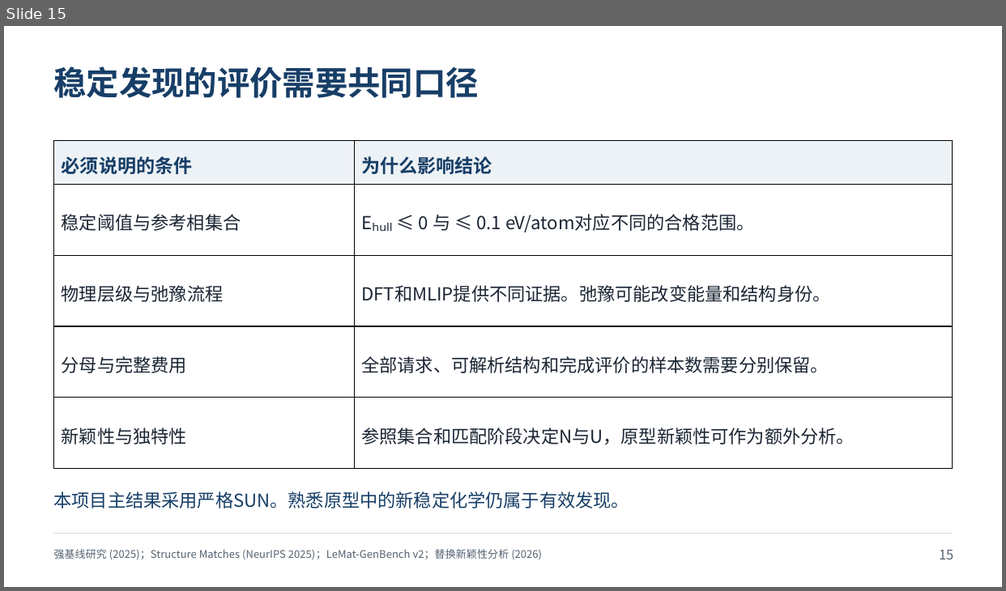
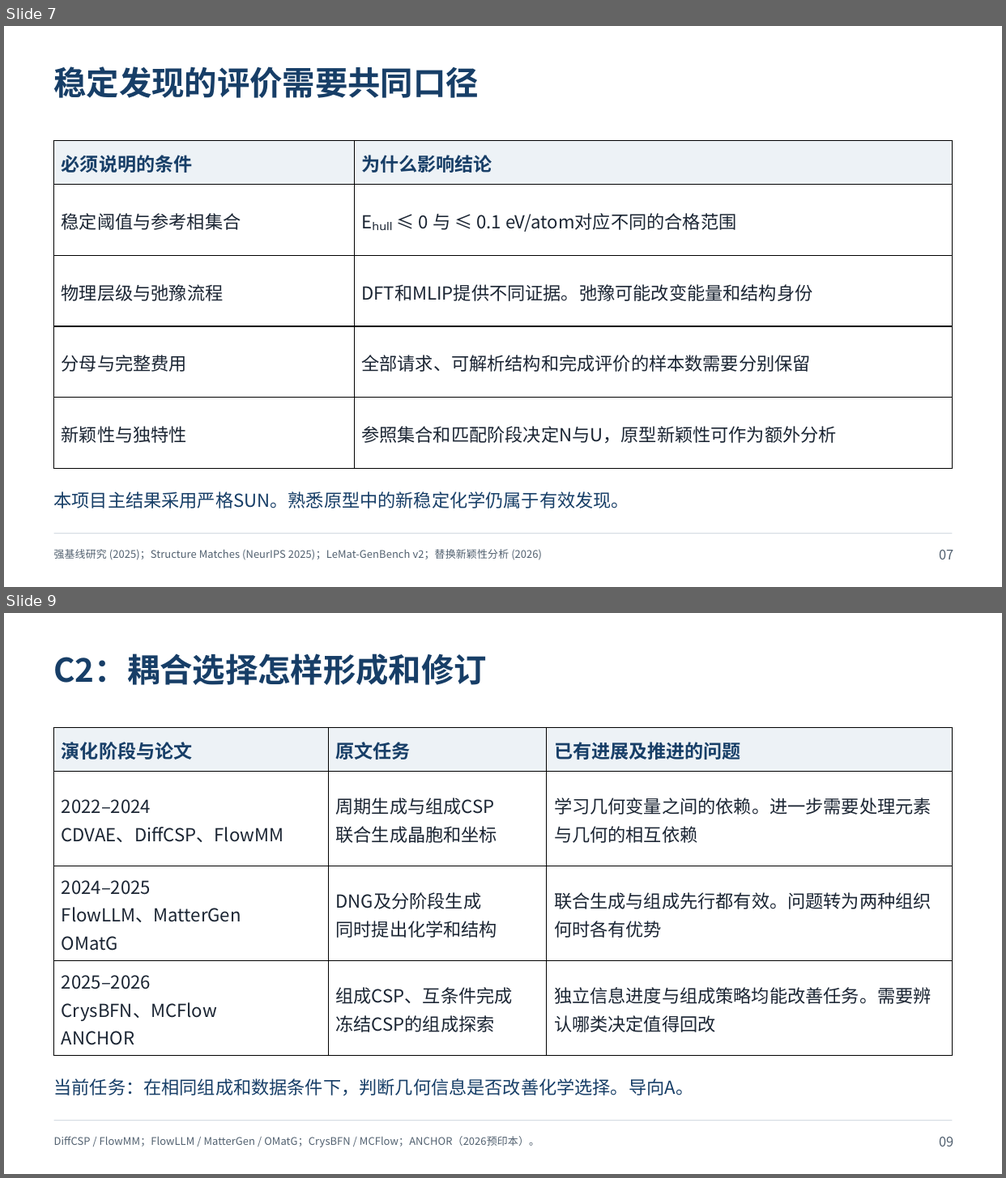
Before and after one commit to YWDDLiang/Research, a slide deck: crystal/evolution/presentation/crystal-generation-research-review.pptx. Shown one above the other, each under a label of ours: slide 15 before the commit, slides 7 and 9 after it; the slides between them are not shown. The pictures are 1006x591 and 1006x1178 pixels, drawn with LibreOffice and Linux fonts; fonts in the diff are those of the drawing. Boxes give left, top, right and bottom in pixels: in the first picture for what was removed or moved away, otherwise in the second. Text is boxed around its words. In the diff, an @@ line names an element or a change of style, - is before the commit and + after.

```diff
--- a/crystal/evolution/presentation/crystal-generation-research-review.pptx
+++ b/crystal/evolution/presentation/crystal-generation-research-review.pptx
@@ slide 9 added at [4, 613, 1002, 1174], background #FFFFFF @@
@@ text added at [54, 653, 487, 685], 31.5 pt, text #173E67, bold @@
+C2：耦合选择怎样形成和修订
@@ table added at [54, 727, 953, 1056], 4 rows, 3 columns @@
+演化阶段与论文 | 原文任务 | 已有进展及推进的问题
+2022–2024 / CDVAE、DiffCSP、FlowMM | 周期生成与组成CSP / 联合生成晶胞和坐标 | 学习几何变量之间的依赖。进一步需要处理元素与几何的相互依赖
+2024–2025 / FlowLLM、MatterGen / OMatG | DNG及分阶段生成 / 同时提出化学和结构 | 联合生成与组成先行都有效。问题转为两种组织何时各有优势
+2025–2026 / CrysBFN、MCFlow / ANCHOR | 组成CSP、互条件完成 / 冻结CSP的组成探索 | 独立信息进度与组成策略均能改善任务。需要辨认哪类决定值得回改
@@ text added at [54, 1079, 694, 1096], 17.2 pt, text #173E67 @@
+当前任务：在相同组成和数据条件下，判断几何信息是否改善化学选择。导向A。
@@ line added from (54, 1121) to (953, 1121), #D5DCE3 0.75 pt @@
@@ text added at [54, 1136, 539, 1148], 10.1 pt, text #526170 @@
+DiffCSP / FlowMM；FlowLLM / MatterGen / OMatG；CrysBFN / MCFlow；ANCHOR（2026预印本）。
@@ text added at [939, 1137, 953, 1147], 12.8 pt, text #526170 @@
+09
@@ what was slide 15 is now slide 7 @@
@@ slide 7 changed as well @@
@@ table at [54, 140, 953, 469] @@
-row 2, column 2: Eₕᵤₗₗ ≤ 0 与 ≤ 0.1 eV/atom对应不同的合格范围。
+row 2, column 2: Eₕᵤₗₗ ≤ 0 与 ≤ 0.1 eV/atom对应不同的合格范围
-row 3, column 2: DFT和MLIP提供不同证据。弛豫可能改变能量和结构身份。
+row 3, column 2: DFT和MLIP提供不同证据。弛豫可能改变能量和结构身份
-row 4, column 2: 全部请求、可解析结构和完成评价的样本数需要分别保留。
+row 4, column 2: 全部请求、可解析结构和完成评价的样本数需要分别保留
-row 5, column 2: 参照集合和匹配阶段决定N与U，原型新颖性可作为额外分析。
+row 5, column 2: 参照集合和匹配阶段决定N与U，原型新颖性可作为额外分析
@@ line spacing 1.18 to 1.08 @@
@@ text at [939, 550, 953, 560]: text changed @@
-15
+07
```
Also in this commit, not shown: 13 other slides changed, 15 other slides added, 14 slides removed, 5 other files.
